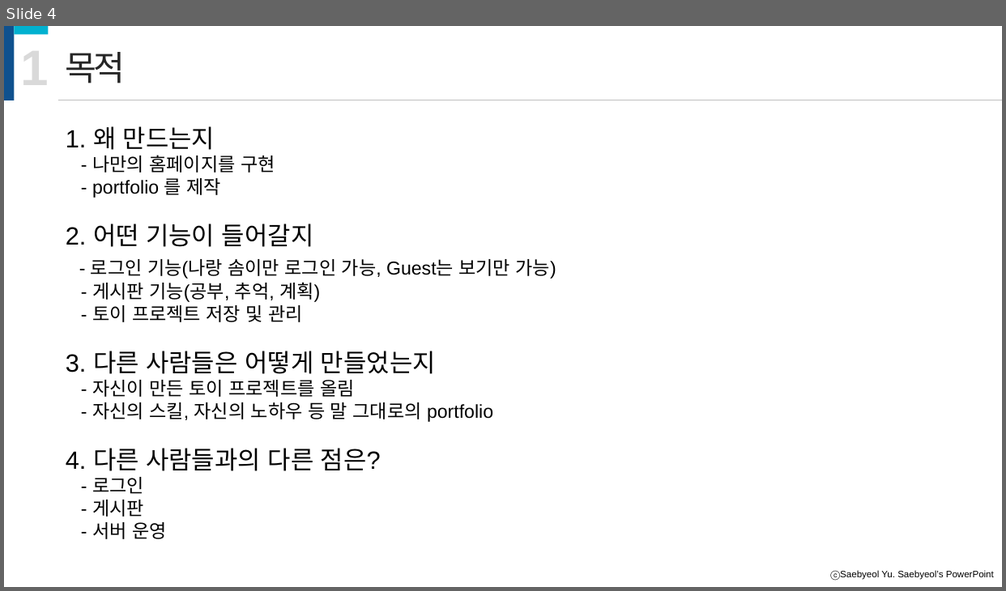
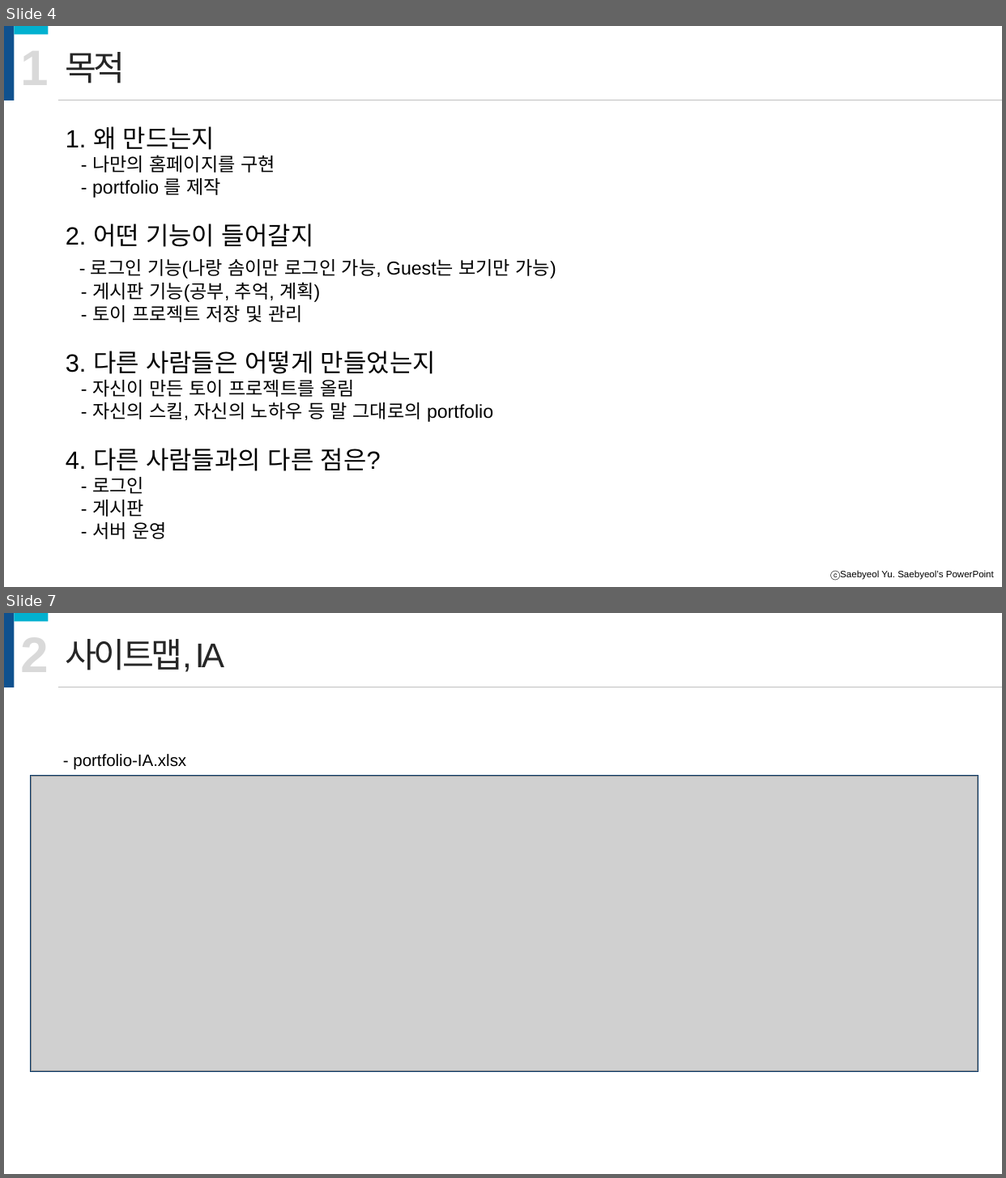
Before and after one commit to Agratos/portfolio, a slide deck: document/Portfolio-기획서.pptx. Shown one above the other, each under a label of ours: slide 4 before the commit, slides 4 and 7 after it; the slides between them are not shown. The pictures are 1006x591 and 1006x1178 pixels, drawn with LibreOffice and Linux fonts; fonts in the diff are those of the drawing; grey boxes stand for pictures. Boxes give left, top, right and bottom in pixels: in the first picture for what was removed or moved away, otherwise in the second. Text is boxed around its words. In the diff, an @@ line names an element or a change of style, - is before the commit and + after.

Commit message:
기획 - ia 사이트맵 작성

```diff
--- a/document/Portfolio-기획서.pptx
+++ b/document/Portfolio-기획서.pptx
@@ slide 7 added at [4, 613, 1002, 1174], background #FFFFFF; not listed: 1 template element that a slide beside it also shows @@
@@ group added at [4, 613, 1002, 687]: 2 rectangles, 2 texts, 1 line @@
+사이트맵, IA
+2
@@ text added at [73, 754, 186, 769], 16 pt, text #000000 @@
+- portfolio-IA.xlsx
@@ rectangle added at [31, 776, 978, 1072], fill #FFFFFF, outline #0B3C69 2.25 pt @@
@@ picture added at [31, 776, 978, 1072] @@
@@ rectangle added at [819, 1149, 995, 1171], fill #FFFFFF, outline #FFFFFF 1 pt @@
```
Also in this commit, not shown: 3 slides changed, 1 other slide added, 2 other files.
